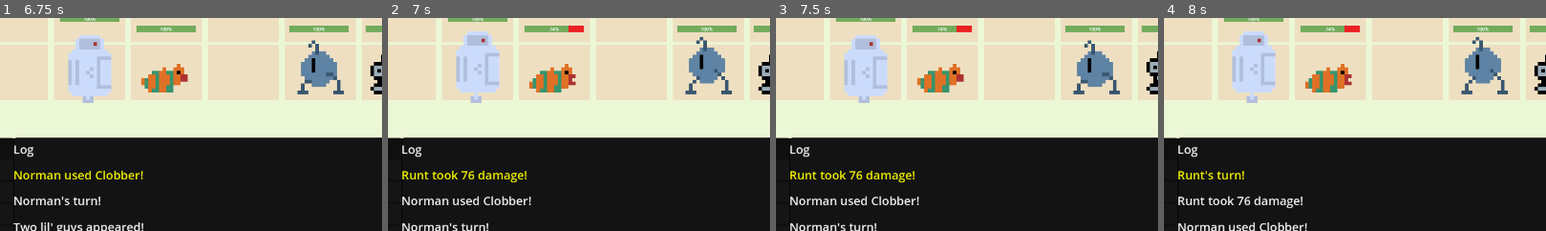
Above: before the commit, frames 1-4 (left to right).
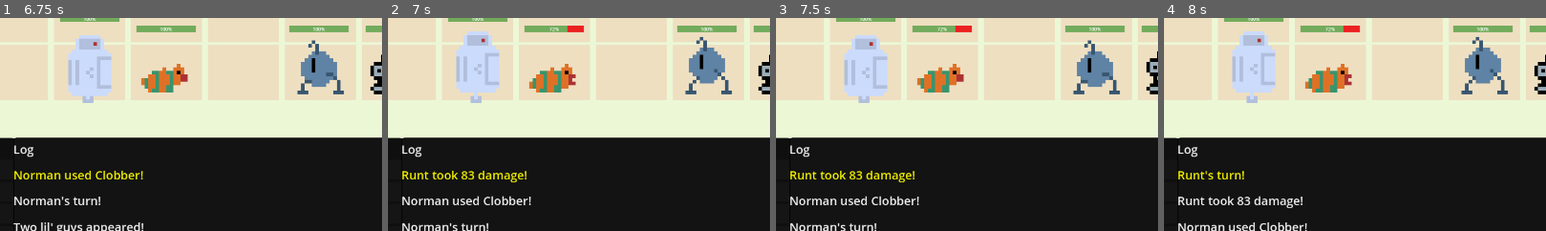
Above: after the commit, the same moments.

Repository: SamShubitz1/WorkingTitle
Game: Godot game, scene res://Scenes/Battle/Battle/battle_scene.tscn
Same seed, same stepped clock (60 frames per second), same inputs: the game is played once before the commit and once after it. This scene is started directly instead of the project's main scene.
Inputs:
- Up to frame 1 (6.75 s): click "Attack" at 0.5 s; click "Move" at 1.25 s; click "Items" at 2 s; click "Status" at 2.75 s; click "Guard" at 3.5 s; click "Retreat" at 4.25 s; tap Enter (ui_accept) at 5, 5.27, 6.02 s; hold Right (ui_right) 5.03-5.78 s; tap E (navigate_log) at 5.1, 6.6 s; hold Q (go_back) 5.78-6.53 s; tap P (testbutton) at 5.85 s; hold Right (ui_right) from 6.53 s (still down)
- Up to frame 2 (7 s): keep holding Right (ui_right)
- Up to frame 3 (7.5 s): release Right (ui_right) at 7.28 s; hold S (navigate_forward) from 7.28 s (still down); tap P (testbutton) at 7.35 s
- Up to frame 4 (8 s): keep holding S (navigate_forward); tap Enter (ui_accept) at 7.52 s
The pictures show only the part of the screen within x 23-73%, y 36-86%; the shares and areas given below are measured in that part.

Frame 1 is identical in both runs. In frame 2, 0.1% of the frame differs, in the area x 19-48%, y 3-76%; in frame 3, 0.1%; in frame 4, 0.1%.

Commit message:
damage has range

Diff:
--- a/Classes/base_character.gd
+++ b/Classes/base_character.gd
@@ -62,9 +62,12 @@
 			var shielding: float = attributes[GameData.Attributes.SHIELDING]
 			var multiplier: float = 1 - (shielding / 10)
 			damage_result = damage_event.damage * multiplier
+
 	if damage_result > 0:
 		health_bar.value -= damage_result
+
 	var event_dialog = resolve_effects(damage_event.effect)
+
 	return {"damage": damage_result, "effect_dialog": event_dialog}
 
 func populate_buffs_array() -> void:
--- a/Data/game_data.gd
+++ b/Data/game_data.gd
@@ -75,8 +75,6 @@
 # target: ENEMY, HERO, SELF
 # shape: SINGLE, DIAMOND, LINE, SQUARE
 # effect: {"type": ATTRIBUTES, "value": -2, "effected_property": Attributes.ARMOR}
-
-
 
 var abilities: Dictionary = {
 	"Clobber": {"name": "Clobber", "damage_type": DamageType.PHYSICAL, "damage": 80, "target_type": TargetType.ENEMY, "attribute_bonus": Attributes.STRENGTH, "description": "A simple melee attack", "range": 2, "target": TargetType.ENEMY, "shape": AttackShapes.SINGLE, "effect": {}},
--- a/Scenes/Battle/Battle/battle_controller.gd
+++ b/Scenes/Battle/Battle/battle_controller.gd
@@ -170,8 +170,8 @@
 	var effect: Dictionary = selected_attack.effect
 	var attribute_multiplier = resolve_attribute_bonuses()
 	if attribute_multiplier:
-		damage *= float(attribute_multiplier)
-	return {"damage": damage_with_range, "damage_type": selected_attack.damage_type, "effect": effect}
+		damage_with_range *= float(attribute_multiplier)
+	return {"damage": int(damage_with_range), "damage_type": selected_attack.damage_type, "effect": effect}
 
 func resolve_attribute_bonuses():
 	var attribute = selected_attack.attribute_bonus
